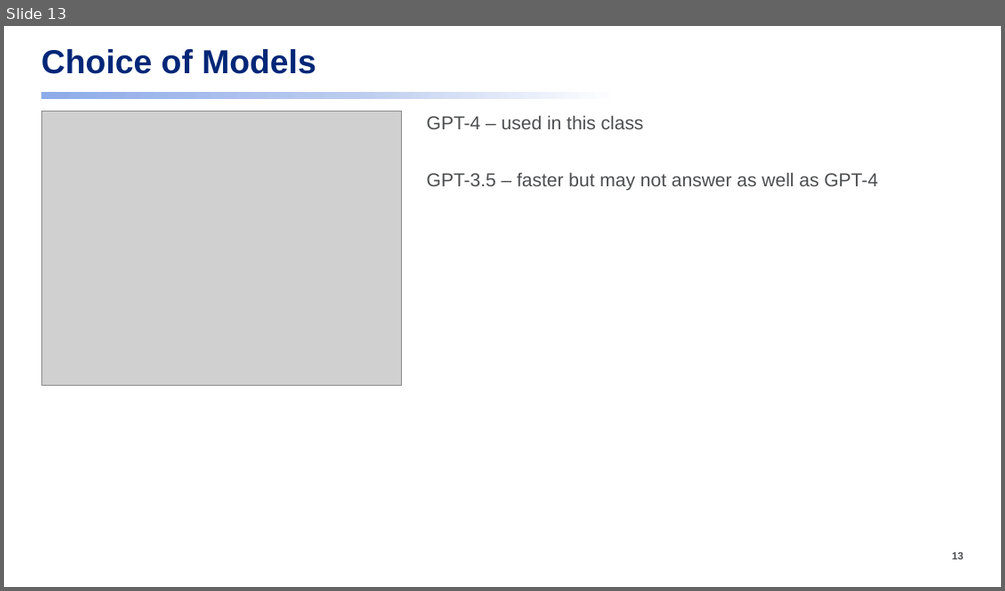
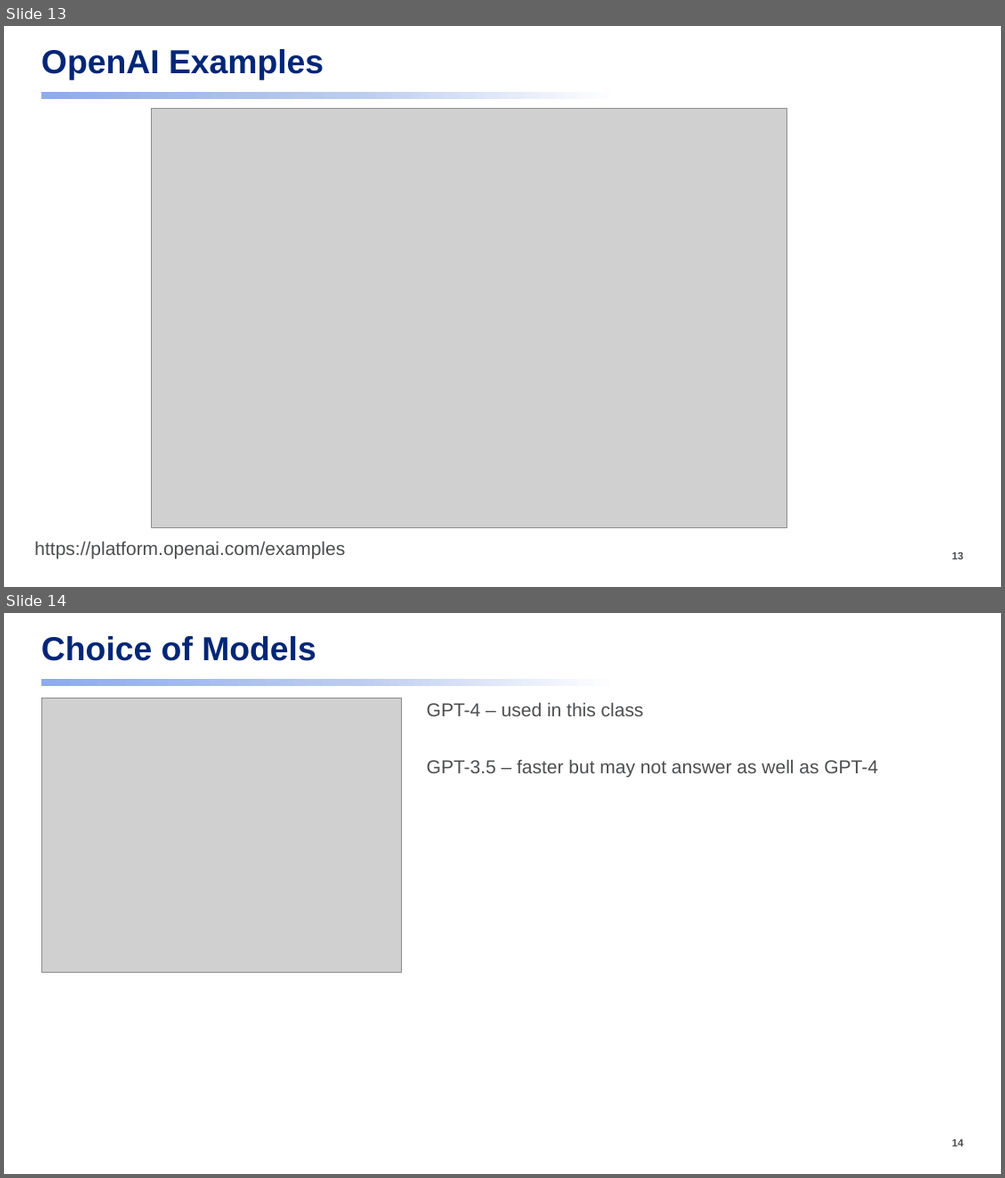
Before and after one commit to dmccreary/prompt-class, a slide deck: slides/Applied-AI-Class.pptx. Shown one above the other, each under a label of ours: slide 13 before the commit, slides 13 and 14 after it. The pictures are 1005x591 and 1005x1178 pixels, drawn with LibreOffice and Linux fonts; fonts in the diff are those of the drawing; grey boxes stand for pictures. Boxes give left, top, right and bottom in pixels: in the first picture for what was removed or moved away, otherwise in the second. Text is boxed around its words. In the diff, an @@ line names an element or a change of style, - is before the commit and + after.

```diff
--- a/slides/Applied-AI-Class.pptx
+++ b/slides/Applied-AI-Class.pptx
@@ slide 13 added at [4,26,1001,587], background #FFFFFF; not listed: 2 template elements that a slide beside it also shows @@
@@ title added at [41,49,324,79], 32 pt, text #002677, bold @@
+OpenAI Examples
@@ picture added at [152,108,787,527] @@
@@ text added at [34,541,345,559], 18 pt, text #4B4D4F @@
+https://platform.openai.com/examples
@@ what was slide 13 is now slide 14 @@
@@ page number at [952,1139,963,1146]: text changed @@
-13
+14
```
Also in this commit, not shown: 2 slides changed, 5 other slides added, 6 other files.
